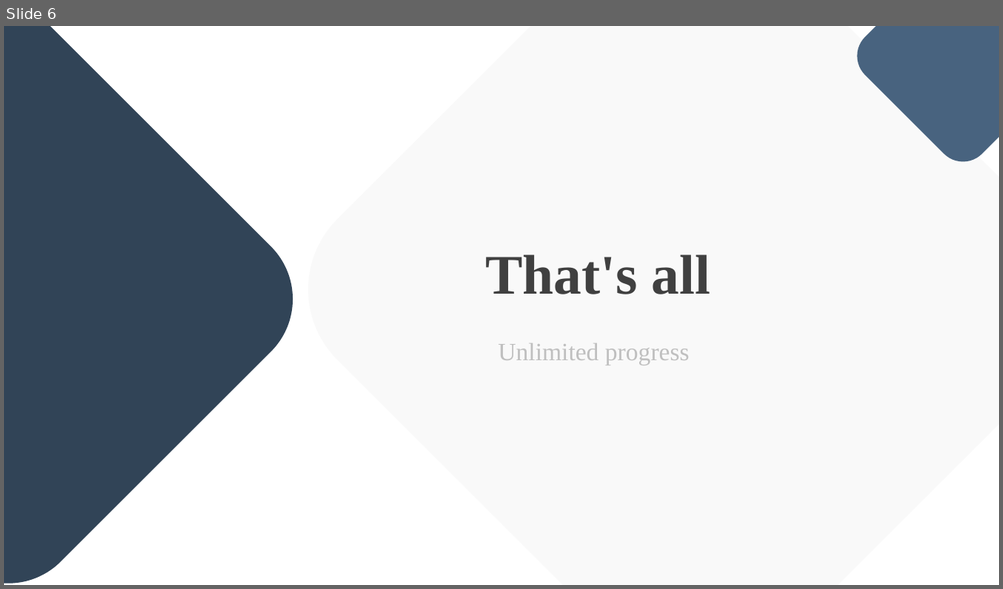
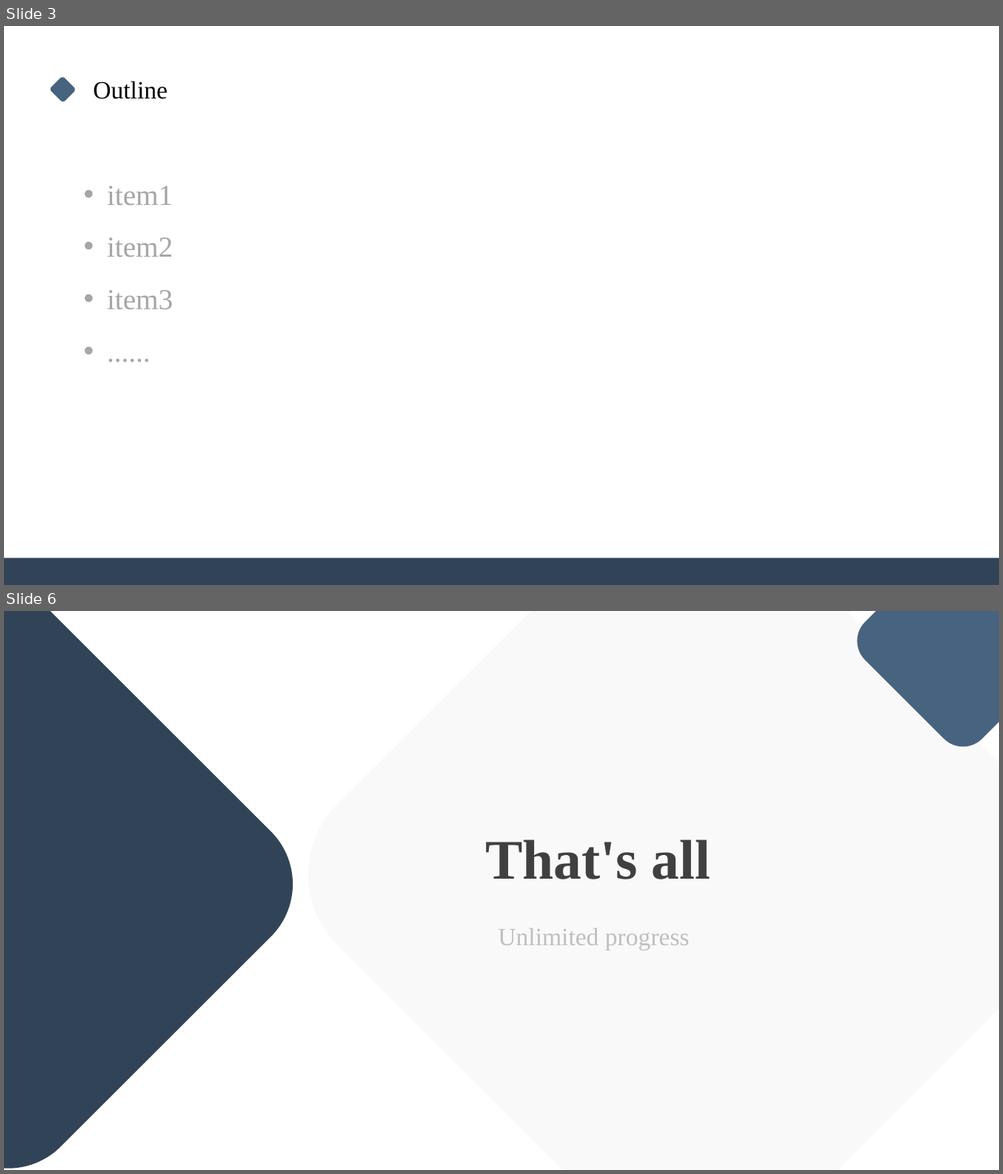
Before and after one commit to LSTM-Kirigaya/DIY-PPT-Template, a slide deck: 深蓝简约.pptx. Shown one above the other, each under a label of ours: slide 6 before the commit, slides 3 and 6 after it; the slides between them are not shown. The pictures are 1003x589 and 1003x1174 pixels, drawn with LibreOffice and Linux fonts; fonts in the diff are those of the drawing. Boxes give left, top, right and bottom in pixels: in the first picture for what was removed or moved away, otherwise in the second. Text is boxed around its words. In the diff, an @@ line names an element or a change of style, - is before the commit and + after.

```diff
--- a/深蓝简约.pptx
+++ b/深蓝简约.pptx
@@ slide 3 added at box(4, 26, 999, 585), background #FFFFFF @@
@@ rounded rectangle added at box(49, 76, 77, 102), fill #48637F @@
@@ text added at box(93, 81, 168, 99), 24 pt, text #000000 @@
+Outline
@@ text added at box(107, 186, 173, 309), 28 pt, text #A6A6A6 @@
+• item1
+• item2
+• item3
+• ......
@@ rectangle added at box(4, 559, 999, 585), fill #314457 @@
```
Also in this commit, not shown: 1 slide changed, 3 other slides added, 4 slides removed, 4 other files.
